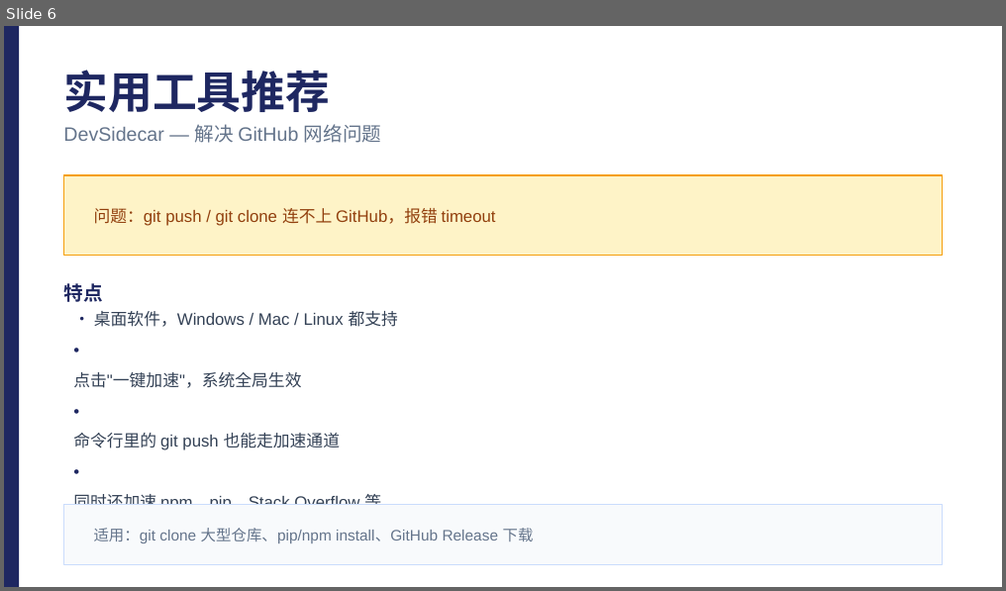
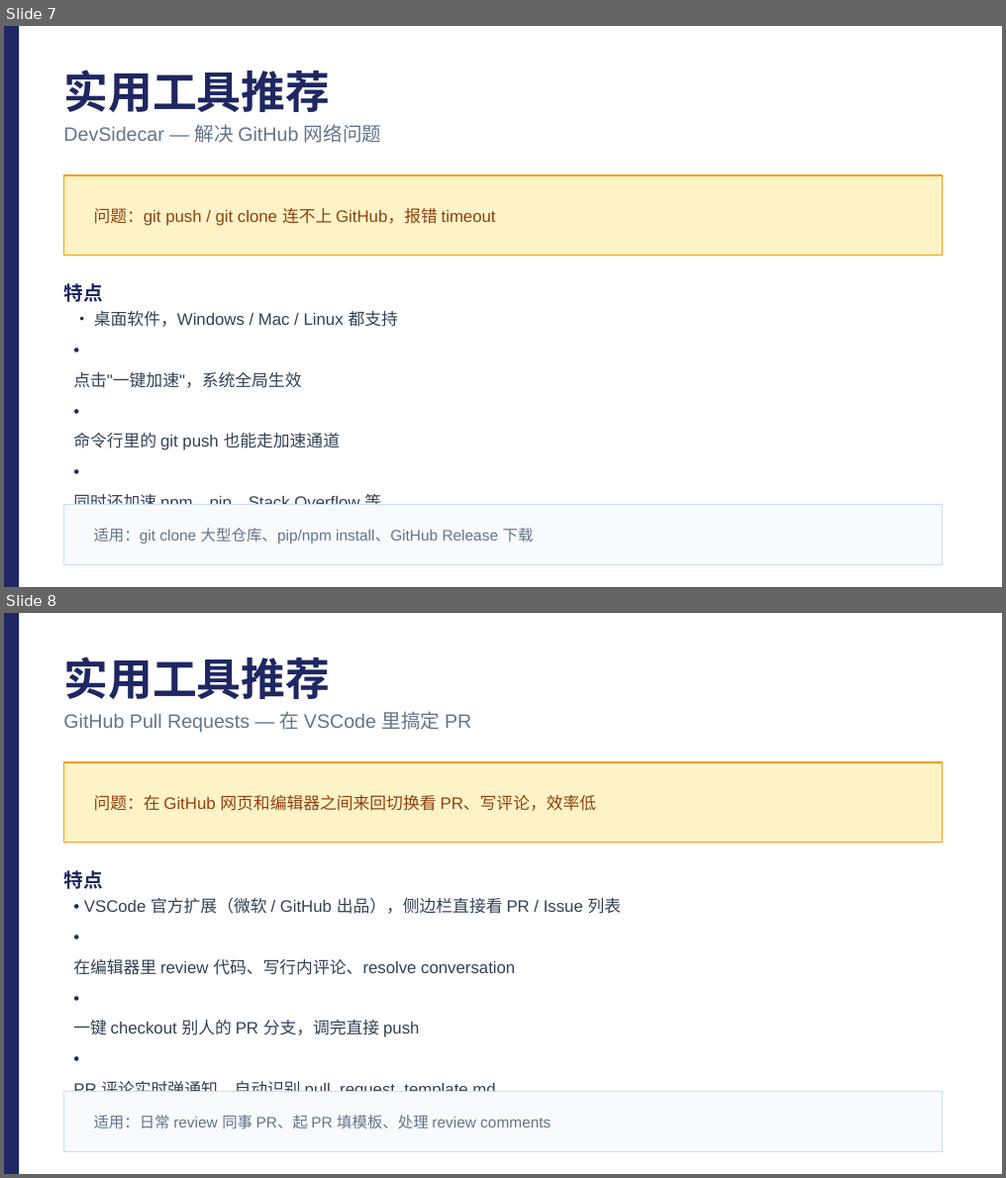
Before and after one commit to lelelelelelelelelelelelele/rednote_monitor, a slide deck: report/20260520/lele_AI工具指南/20260520_AI工具指南.pptx. Shown one above the other, each under a label of ours: slide 6 before the commit, slides 7 and 8 after it. The pictures are 1006x591 and 1006x1178 pixels, drawn with LibreOffice and Linux fonts; fonts in the diff are those of the drawing. Boxes give left, top, right and bottom in pixels: in the first picture for what was removed or moved away, otherwise in the second. Text is boxed around its words. In the diff, an @@ line names an element or a change of style, - is before the commit and + after.

```diff
--- a/report/20260520/lele_AI工具指南/20260520_AI工具指南.pptx
+++ b/report/20260520/lele_AI工具指南/20260520_AI工具指南.pptx
@@ slide 8 added at bbox=[4, 613, 1002, 1174], background #FFFFFF @@
@@ rectangle added at bbox=[4, 613, 19, 1173], fill #1E2761 @@
@@ text added at bbox=[63, 657, 330, 699], 32 pt, text #1E2761, bold @@
+实用工具推荐
@@ text added at bbox=[63, 711, 471, 732], 14 pt, text #64748B @@
+GitHub Pull Requests — 在 VSCode 里搞定 PR
@@ rectangle added at bbox=[63, 762, 943, 843], fill #FEF3C7, outline #F59E0B 1 pt @@
@@ text added at bbox=[94, 795, 597, 811], 12 pt, text #92400E @@
+问题：在 GitHub 网页和编辑器之间来回切换看 PR、写评论，效率低
@@ text added at bbox=[63, 870, 102, 889], 14 pt, text #1E2761, bold @@
+特点
@@ text added at bbox=[73, 898, 622, 1092], 12 pt, text #334155 @@
+• VSCode 官方扩展（微软 / GitHub 出品），侧边栏直接看 PR / Issue 列表
+•
+在编辑器里 review 代码、写行内评论、resolve conversation
+•
+一键 checkout 别人的 PR 分支，调完直接 push
+•
+PR 评论实时弹通知，自动识别 pull_request_template.md
@@ rectangle added at bbox=[63, 1092, 943, 1152], fill #F8FAFC, outline #CADCFC 1 pt @@
@@ text added at bbox=[94, 1115, 550, 1129], 11 pt, text #64748B @@
+适用：日常 review 同事 PR、起 PR 填模板、处理 review comments
@@ what was slide 6 is now slide 7 @@
```
Also in this commit, not shown: 6 slides changed, 4 other slides added, 1 slide removed, 2 other files.
